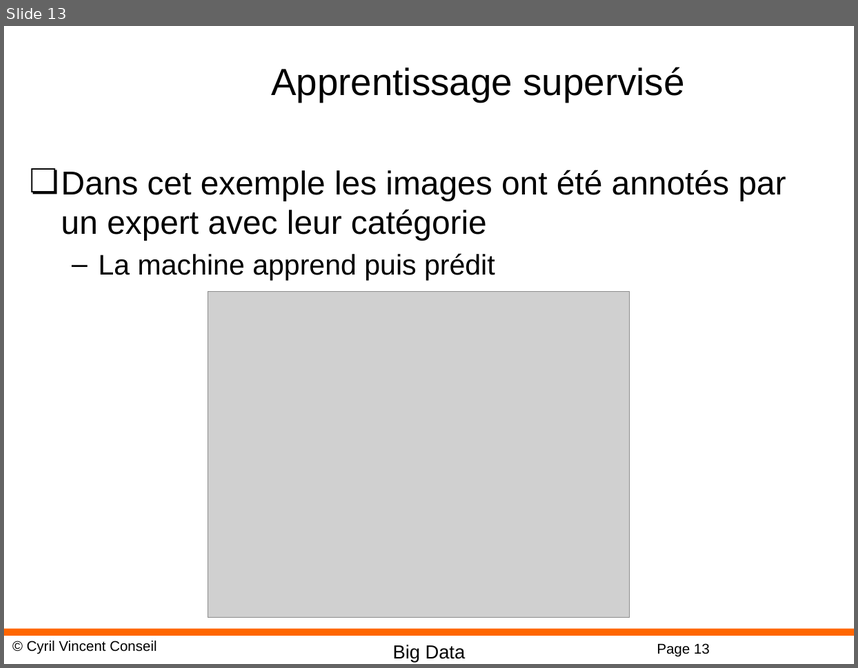
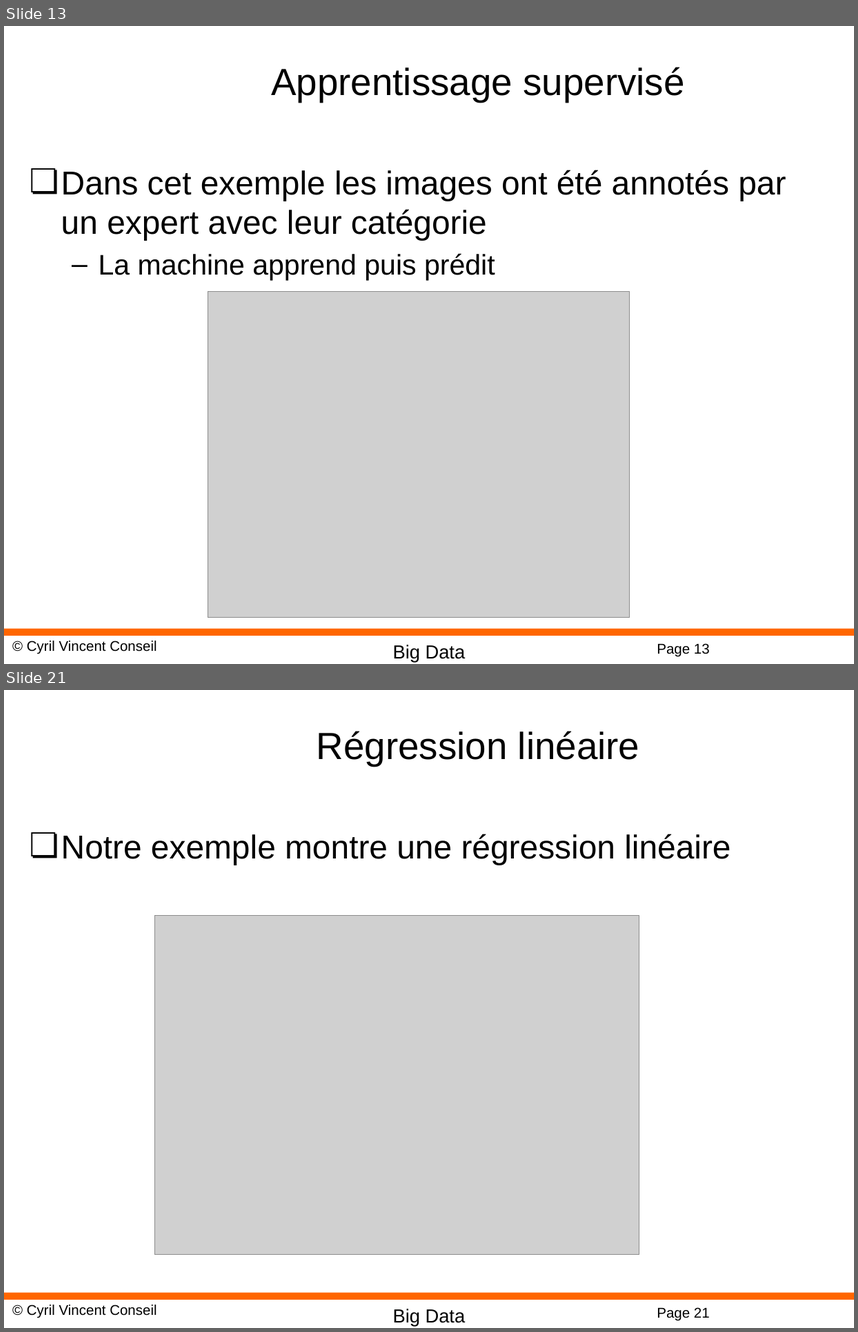
Before and after one commit to cyrilvincent/bigdata, a slide deck: ppt/BigData01-Intro.pptx. Shown one above the other, each under a label of ours: slide 13 before the commit, slides 13 and 21 after it; the slides between them are not shown. The pictures are 858x668 and 858x1332 pixels, drawn with LibreOffice and Linux fonts; fonts in the diff are those of the drawing; grey boxes stand for pictures; background and template pictures are left out. Boxes give left, top, right and bottom in pixels: in the first picture for what was removed or moved away, otherwise in the second. Text is boxed around its words. In the diff, an @@ line names an element or a change of style, - is before the commit and + after.

```diff
--- a/ppt/BigData01-Intro.pptx
+++ b/ppt/BigData01-Intro.pptx
@@ slide 21 added at (4, 690, 854, 1328), background #FFFFFF; not listed: 4 template elements that a slide beside it also shows @@
@@ title added at (317, 731, 639, 766), 32 pt, text #000000 @@
+Régression linéaire
@@ text added at (61, 834, 731, 865), 28 pt, text #000000 @@
+❏ Notre exemple montre une régression linéaire
@@ picture added at (154, 915, 639, 1254) @@
```
Also in this commit, not shown: 23 other slides added, 22 other files.
